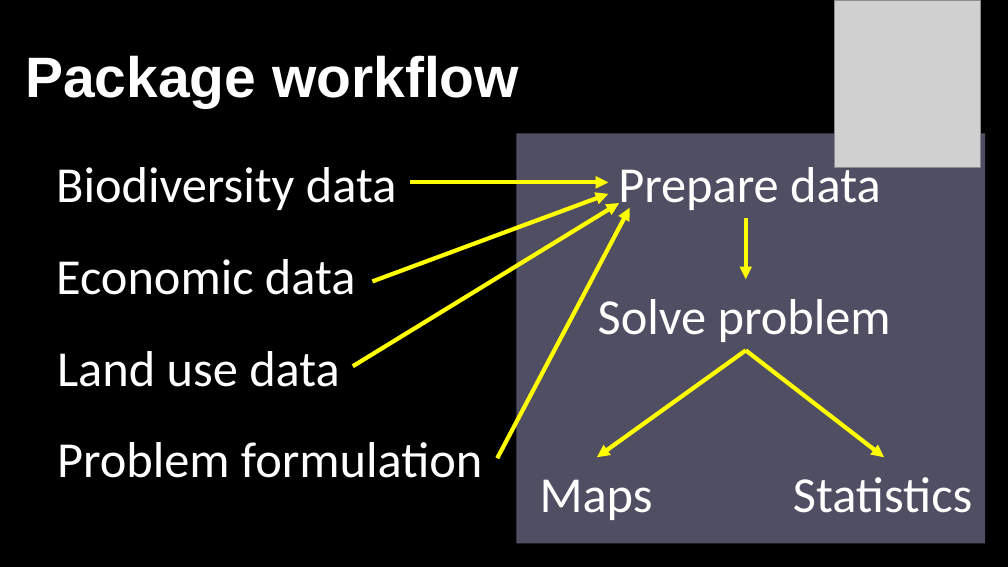
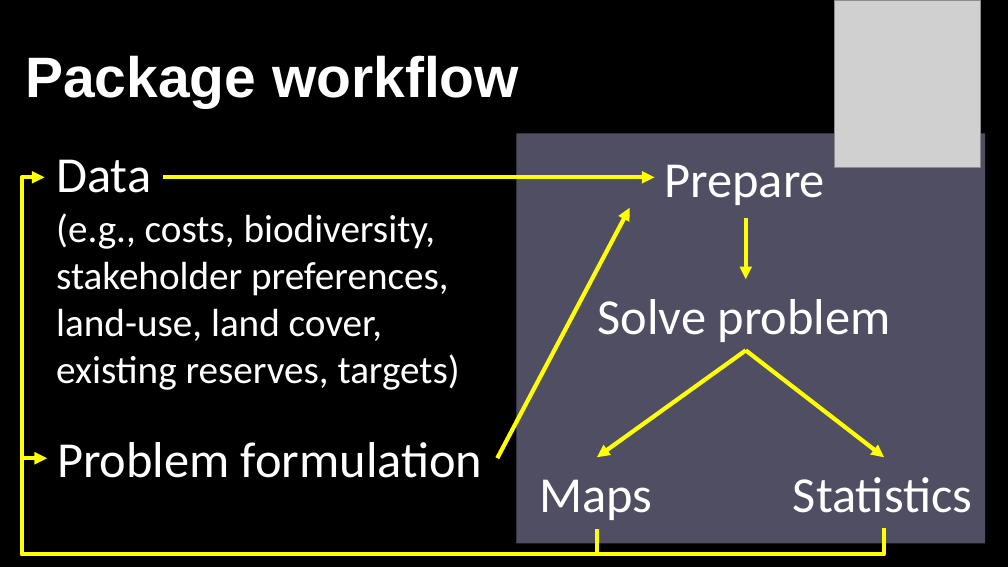
Before and after one commit to prioritizr/teaching, a slide deck: slide 21 of ICCB-workshop-2021-12-05/slides.pptx (slide 20 before the commit). Drawn at 1008x567 pixels with LibreOffice and Linux fonts; fonts in the diff are those of the drawing; grey boxes stand for pictures. Boxes give left, top, right and bottom in pixels: in the first picture for what was removed or moved away, otherwise in the second. Text is boxed around its words. In the diff, an @@ line names an element or a change of style, - is before the commit and + after.

```diff
--- a/ICCB-workshop-2021-12-05/slides.pptx
+++ b/ICCB-workshop-2021-12-05/slides.pptx
@@ elbow arrow added from (597, 528) to (44, 177), #FFFF00 3 pt @@
@@ text at [56, 159, 460, 390]: text changed; size 36 to 28 pt @@
-Biodiversity data
+Data
+(e.g., costs, biodiversity, stakeholder preferences, land-use, land cover, existing reserves, targets)
@@ arrow moved from (410, 182) - (609, 182) to (163, 177) - (654, 177) @@
@@ text at [665, 164, 825, 205]: text changed @@
-Prepare data
+Prepare
@@ arrow removed from (353, 366) to (619, 203) @@
@@ arrow removed from (372, 281) to (609, 194) @@
@@ text removed at [56, 259, 356, 295] @@
-Economic data
@@ text removed at [57, 351, 340, 387] @@
-Land use data
@@ elbow arrow added from (865, 554) to (47, 459), #FFFF00 3 pt @@
@@ elbow line added from (884, 528) to (800, 554), #FFFF00 3 pt @@
```
Also in this commit, not shown: 5 other slides changed.
